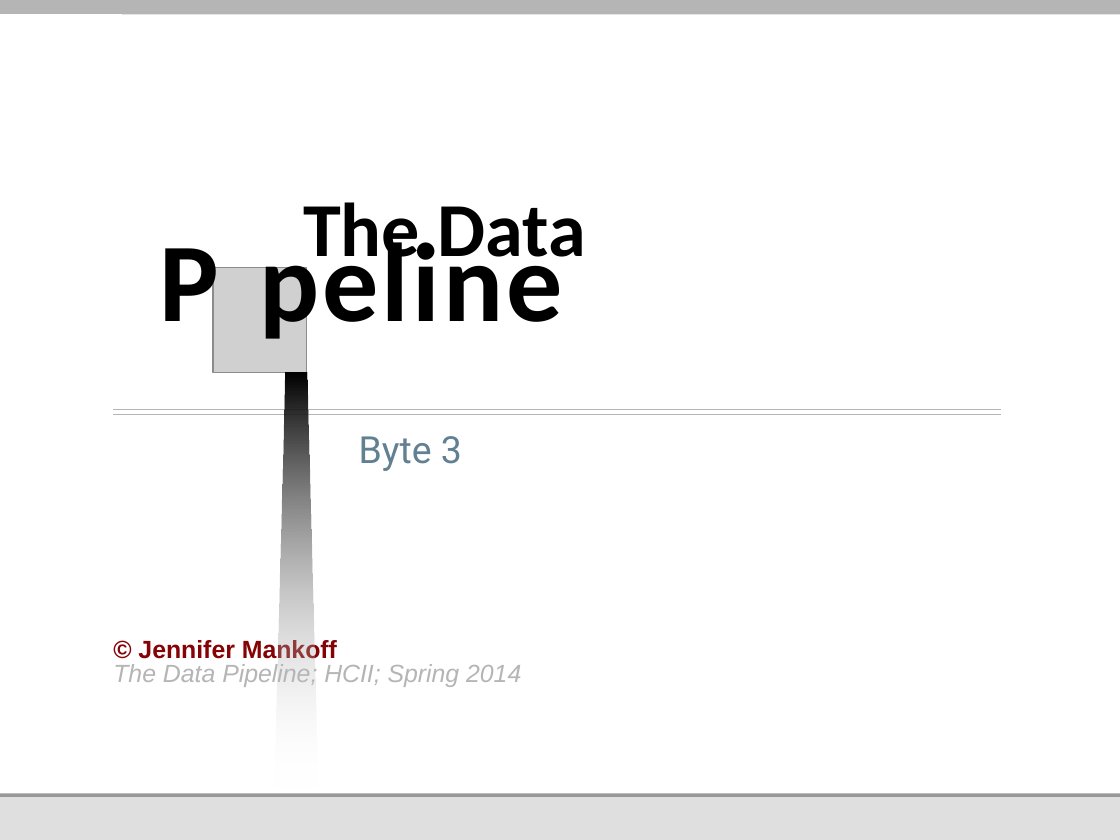
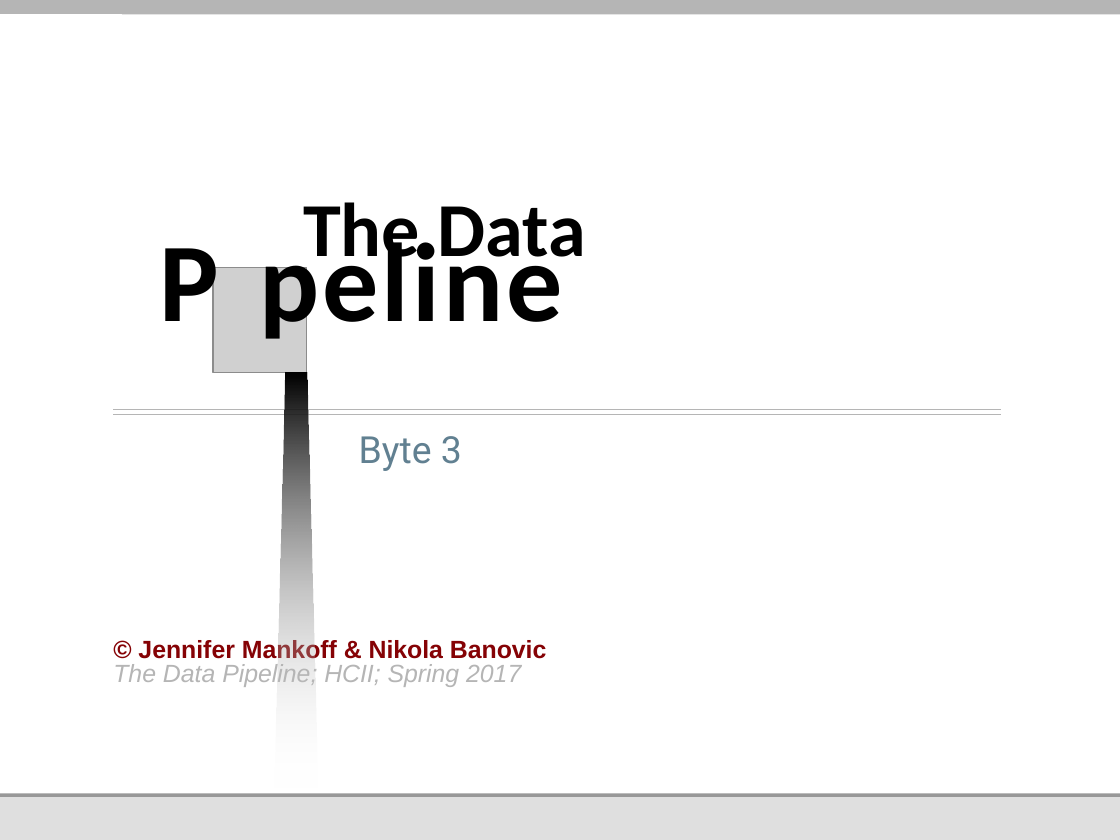
Before and after one commit to jmankoff/data, a slide deck: slide 1 of Lectures/Byte 3 Mobile.pptx. Drawn at 1120x840 pixels with LibreOffice and Linux fonts; fonts in the diff are those of the drawing; grey boxes stand for pictures; background and template pictures are left out. Boxes give left, top, right and bottom in pixels: in the first picture for what was removed or moved away, otherwise in the second. Text is boxed around its words. In the diff, an @@ line names an element or a change of style, - is before the commit and + after.

```diff
--- a/Lectures/Byte 3 Mobile.pptx
+++ b/Lectures/Byte 3 Mobile.pptx
@@ text at bbox=[138, 640, 547, 659]: text changed @@
-© Jennifer Mankoff
+© Jennifer Mankoff & Nikola Banovic
@@ text at bbox=[113, 664, 521, 687]: text changed @@
-The Data Pipeline; HCII; Spring 2014
+The Data Pipeline; HCII; Spring 2017
```
Also in this commit, not shown: 18 other slides changed, 5 slides added, 1 slide removed.
